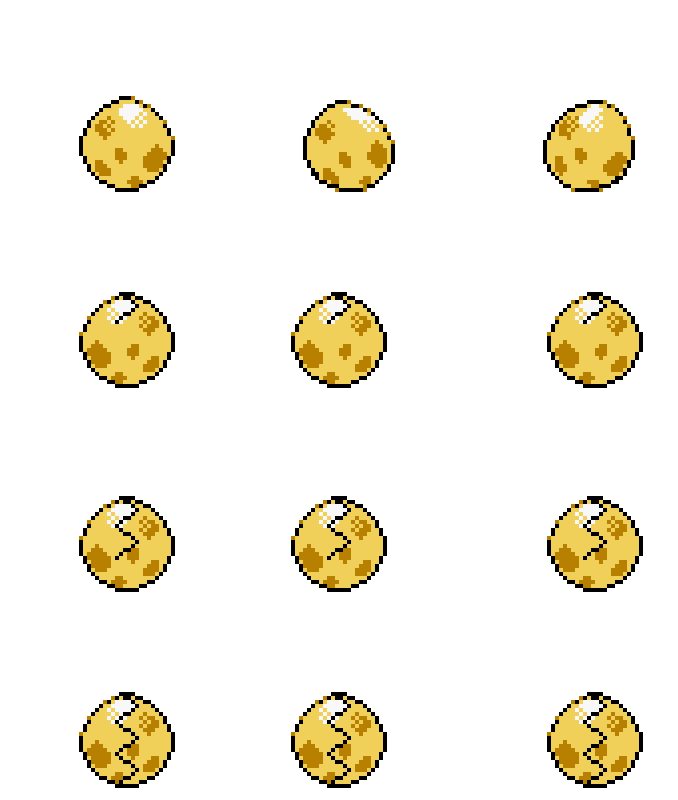
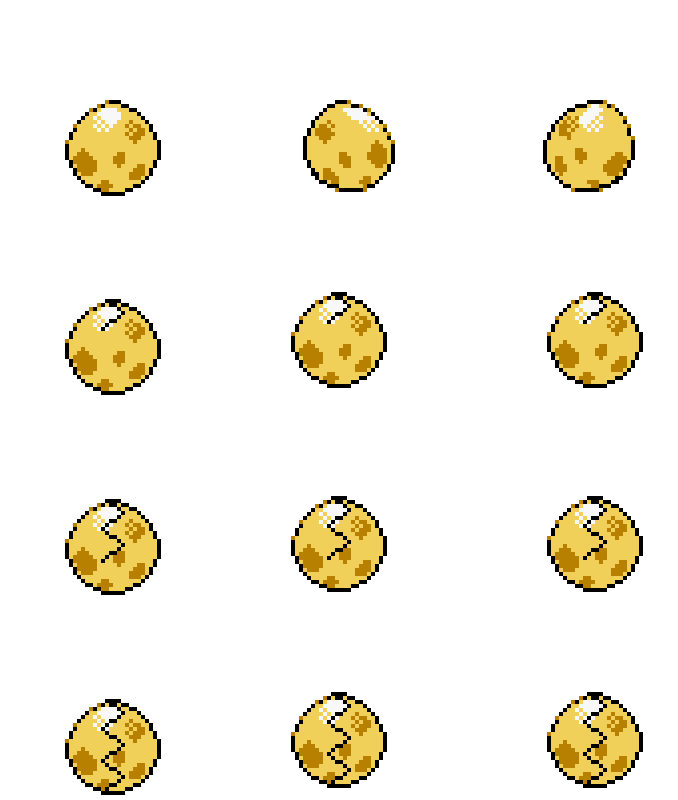
Two versions of the same layered image (678 x 800). Layer-by-layer changes:
painted on "egg.png" over [65, 96, 175, 795]
